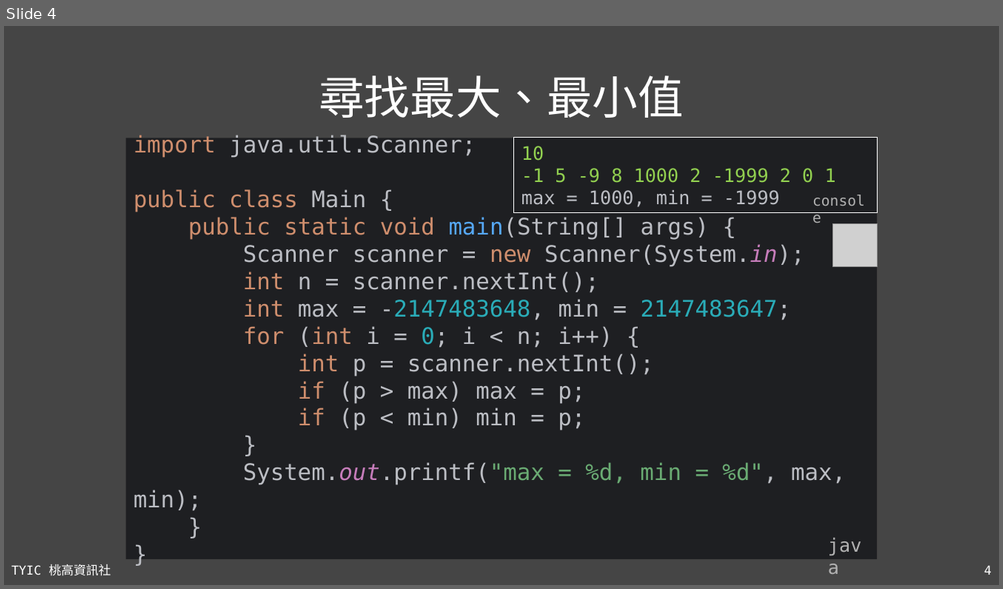
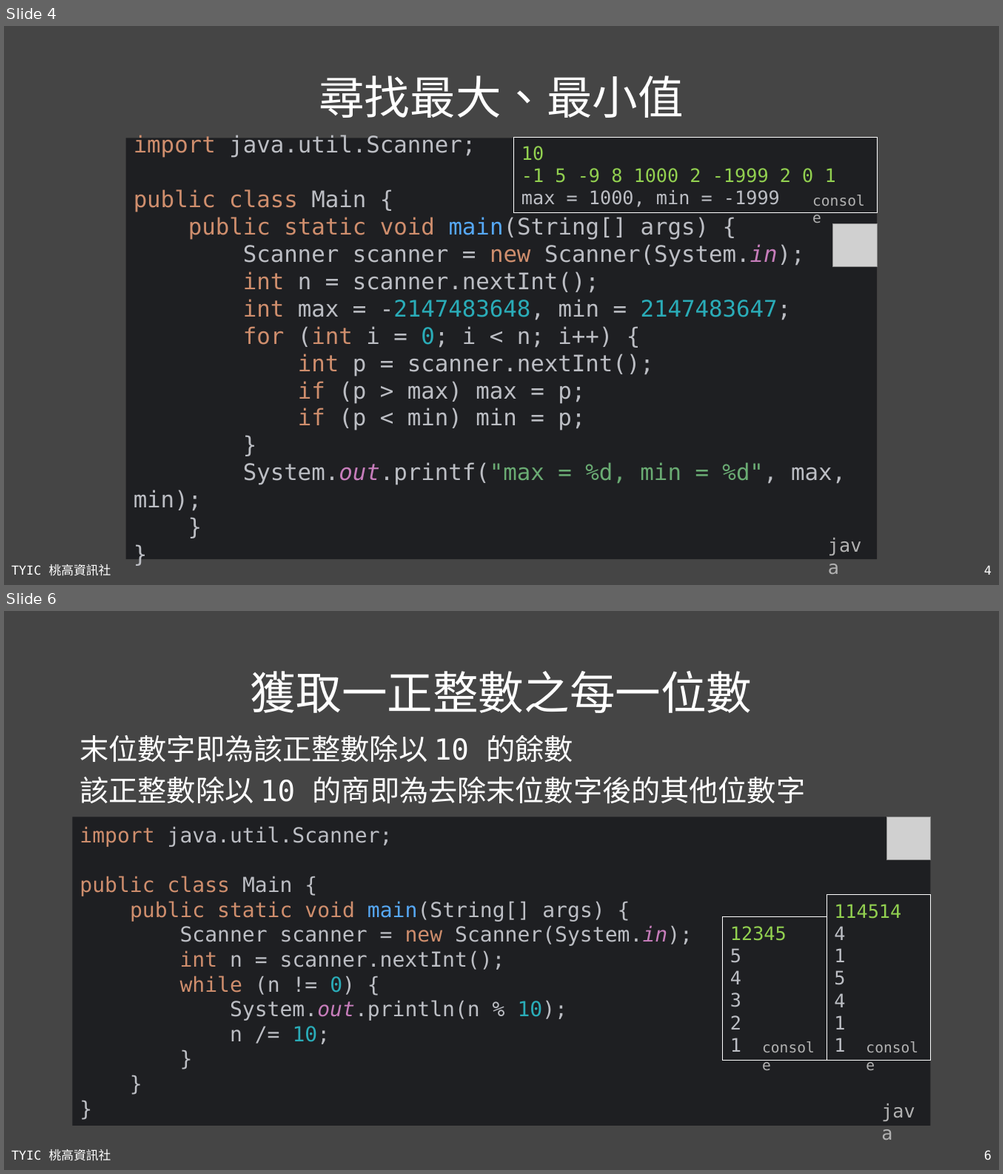
Before and after one commit to TYSHIC/slides, a slide deck: ppt/90_基礎資料結構與演算法.pptx. Shown one above the other, each under a label of ours: slide 4 before the commit, slides 4 and 6 after it; the slides between them are not shown. The pictures are 1003x589 and 1003x1174 pixels, drawn with LibreOffice and Linux fonts; fonts in the diff are those of the drawing; grey boxes stand for pictures. Boxes give left, top, right and bottom in pixels: in the first picture for what was removed or moved away, otherwise in the second. Text is boxed around its words. In the diff, an @@ line names an element or a change of style, - is before the commit and + after.

```diff
--- a/ppt/90_基礎資料結構與演算法.pptx
+++ b/ppt/90_基礎資料結構與演算法.pptx
@@ slide 6 added at (x1=4, y1=611, x2=999, y2=1170), background #454545; not listed: 2 template elements that a slide beside it also shows @@
@@ title added at (x1=250, y1=671, x2=752, y2=713), 44 pt, text #FFFFFF @@
+獲取一正整數之每一位數
@@ text added at (x1=79, y1=735, x2=805, y2=804), 28 pt, text #FFFFFF @@
+末位數字即為該正整數除以 10 的餘數
+該正整數除以 10 的商即為去除末位數字後的其他位數字
@@ rectangle added at (x1=73, y1=817, x2=930, y2=1126), fill #1E1F22, 20 pt, text #BCBEC4 @@
+import java.util.Scanner;
+public class Main {
+public static void main(String[] args) {
+Scanner scanner = new Scanner(System.in);
+int n = scanner.nextInt();
+while (n != 0) {
+System.out.println(n % 10);
+n /= 10;
+}
+}
+}
@@ picture added at (x1=887, y1=817, x2=930, y2=860) @@
@@ rectangle added at (x1=826, y1=895, x2=930, y2=1061), fill #1E1F22, outline #FFFFFF 0.75 pt, 18 pt, text #92D050 @@
+114514
+4
+1
+5
+4
+1
+1
@@ rectangle added at (x1=723, y1=917, x2=826, y2=1061), fill #1E1F22, outline #FFFFFF 0.75 pt, 18 pt, text #92D050 @@
+12345
+5
+4
+3
+2
+1
@@ text added at (x1=754, y1=1036, x2=826, y2=1061), 14 pt, text #B2B2B2 @@
+console
@@ text added at (x1=858, y1=1036, x2=930, y2=1061), 14 pt, text #B2B2B2 @@
+console
@@ text added at (x1=874, y1=1096, x2=930, y2=1126), 18 pt, text #B2B2B2 @@
+java
```
Also in this commit, not shown: 1 other slide added, 1 other file.
